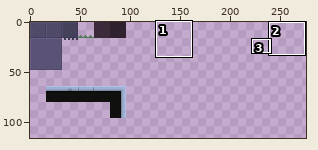
Edited in one commit: pixel-art file (art/tiles.aseprite). The picture above shows the old version from afar; the outline marks the close-up.
Close-up. Earlier state:
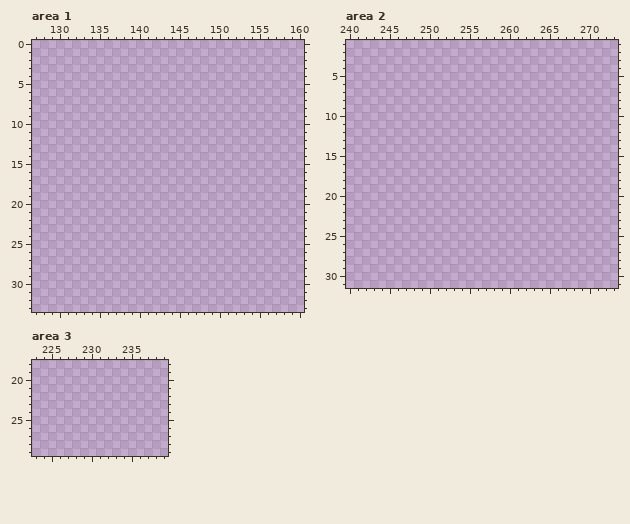
512x512 pixels, 1 frame. Colours within 5 levels of each other are drawn and written as one. Shown: area 1: x 127..160, y 0..33; area 2: x 240..273, y 1..31; area 3: x 223..239, y 18..29. The wide view leaves out empty margins. The commit also changed other parts of the picture, which this record leaves out.
After the commit:
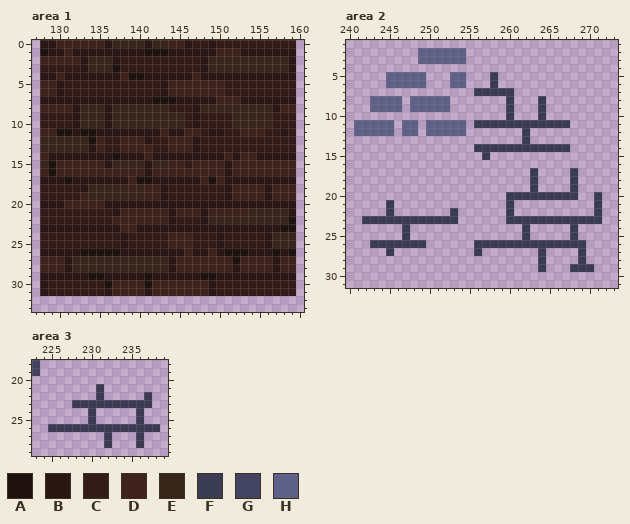
Palette (. is transparent): A #1f110e  B #291613  C #331b17  D #40221d  E #38251a  F #3a3c54  G #424461  H #5d6087
The exact change:
Changed rows in their new state; - is an unchanged pixel.
Area 1:
first column x 128:
 0 BBDDDDDDBEEEEBEEDDBCCBCCCCCCCCCC
 1 ABBDBBBBBBBBBAAABBBBBBDDDBBBBBBB
 2 DDDDDBEEEBCCCCCCCCCCBEEEEEEEEEEB
 3 CCCCCBEEEACCCCCCCCCCBEEEEEEEEEEB
 4 BBDBBBBBBBDAABBBBBBDBBBBBBBBBBBB
 5 DDBCCCCCCCCCCCCBDDDDDDDCCCCCCCCC
 6 DDBCCCCCCCCCCCCBDDDDDDDCCCCCCCCC
 7 BBBBBBBBBBBBBBAAABBBBBDDDBBBBBBB
 8 DDDDBEEEBEEEEEEECCCBEEEEEEEEEBDD
 9 CCCCBEEEBEEEEEEEEECBCCCCEEEEECCC
10 CCCCBEEEBEEEEEEEEECBCCCCEEEEECCC
11 DDAABAABBBBBBBBDBBDDCBBCCDDDCCBC
12 EEEEEEADCCDDDBCCDDDBCCCCCCCCCCCC
13 EEEEEEBDCCDDDDCCDDDBCCCCCCCCCCCC
14 DBBBBBBBBABBBDBBBBBBBBBDBDDBBBBB
15 EADDDDDDBEEEEBEEDDCDDDDBDDDDDDDD
16 DADDDDDDDDDDDBDDDDDDDDDBDDDDDDDD
17 BBBABBBBBBBDAABBBBBBDADBBBBBBBBB
18 CCCCCBEEEEEDEDDBCCCCCCCBDDDDBDDD
19 CCCCCDEEEEEEEDDBCCCCCCCBDDDDBDDD
20 BBBDDDDDBBBBBBBBBBBBBBBBBBBBBBBB
21 CCCCCCCCCBDDDDDDBDDDBDDDDDEEEEEB
22 CCCCCCCCCDDDDDDDBCCCBEEEEEEEEEEA
23 BBBBBBBBBBDDBBBBBBBBBBBBBBBBBBAA
24 CCCCCCCCCCBCCCCCDDDCCCBCCCCCBEEE
25 CCCCCCCCCCBCCCCCDDDCCCBCCCCCBEEE
26 BBBBBAAAAABBBBBBBBDBBDBAAABBBABA
27 DDDBEEEEEEEEEEEEBDDDDDDDADDDDBDD
28 DDDBEEEEEEEEEEEEBDDDDDDDBDDDDBDD
29 BBBBBBAABBBBBABBBBBBAABBBBBBBBBB
30 BCCCCCCCADDDDADDDDDDDBCCCCCCCCCC
31 BCCCCCCCBDDDDBDDDDDDDBCCCCCCCCCC
Area 2:
first column x 241:
 2 --------HHHHHH-----------------
 3 --------HHHHHH-----------------
 5 ----HHHHH---HH---F-------------
 6 ----HHHHH---HH---F-------------
 7 ---------------FFFFF-----------
 8 --HHHH-HHHHH-------F---F-------
 9 --HHHH-HHHHH-------F---F-------
10 -------------------F---F-------
11 HHHHH-HH-HHHHH-FFFFFFFFFFFF----
12 HHHHH-HH-HHHHH-------F---------
13 ---------------------F---------
14 ---------------FFFFFFFFFFFF----
15 ----------------F--------------
17 ----------------------F----F---
18 ----------------------F----F---
19 ----------------------F----F---
20 -------------------FFFFFFFFF--F
21 ----F--------------F----------F
22 ----F-------F------F----------F
23 -FFFFFFFFFFFF------FFFFFFFFFFFF
24 ------F--------------F-----F---
25 ------F--------------F-----F---
26 --FFFFFFF------FFFFFFFFFFFFFF--
27 ----F----------F-------F----F--
28 -----------------------F----F--
29 -----------------------F---FFF-
Area 3:
first column x 223:
18 G---------------
19 G---------------
21 --------F-------
22 --------F-----F-
23 -----FFFFFFFFFF-
24 -------F-----F--
25 -------F-----F--
26 --FFFFFFFFFFFFFF
27 ---------F---F--
28 ---------F---F--
Pixel boxes of the changes (left, top, right, bottom) in both close-ups:
added: (40, 40, 296, 296)
added: (354, 48, 602, 272)
added: (32, 360, 160, 448)
